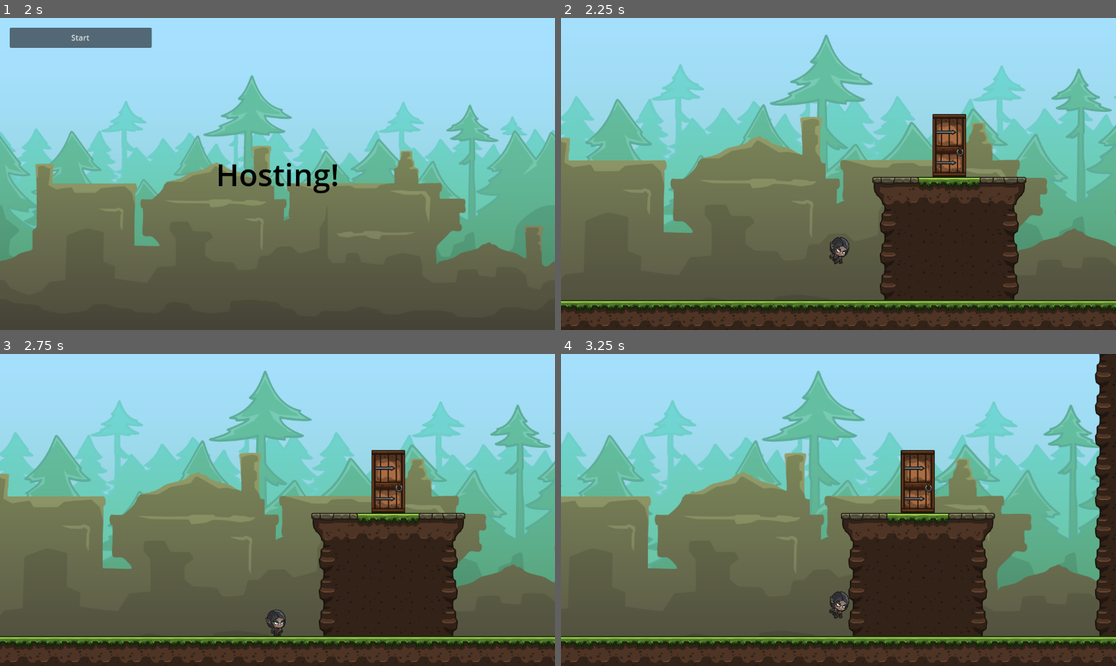
Above: before the commit, frames 1-4 (two rows, left to right).
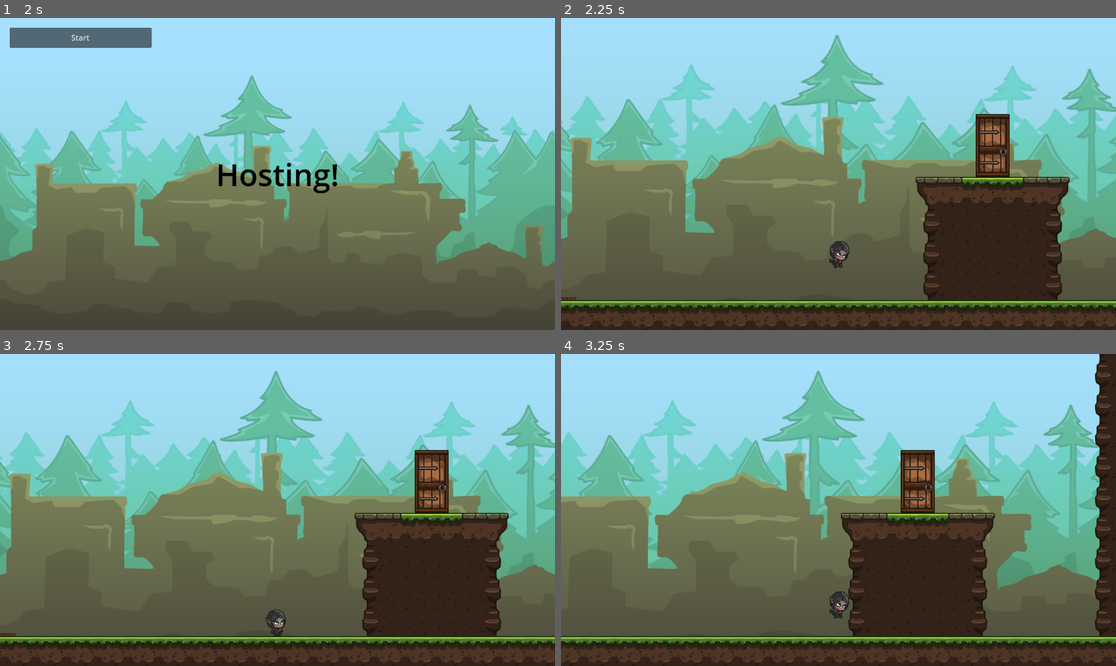
Above: after the commit, the same moments.

Repository: ArminKuburas/godot-multiplayer
Game: Godot game, scene res://levels/menu/menu.tscn
Two runs of this game, one before a commit and one after it. Both use one fixed random seed, a clock stepped at 60 frames per second and the inputs below.
Inputs:
- Up to frame 1 (2 s): tap Enter at 0.5 s; hold D (move_right) 0.53-1.25 s; tap E (interact) at 0.6 s; tap Up (jump) at 0.77 s; click "Host" at 1.25 s
- Up to frame 2 (2.25 s): click "Start" at 2 s
- Up to frame 3 (2.75 s): no input
- Up to frame 4 (3.25 s): hold D (move_right) from 2.78 s (still down); tap E (interact) at 2.85 s; tap Up (jump) at 3.02 s

Frame 1 is identical in both runs. In frame 2, 25% of the frame differs, in the area x 0-100%, y 5-99%; in frame 3, 25%; in frame 4, less than 0.1%.

Commit message:
insignicant changes

Diff:
--- a/levels/level.gd
+++ b/levels/level.gd
@@ -16,11 +16,12 @@
 		return
 
 	multiplayer.peer_disconnected.connect(delete_player)
+	add_player(1)
 
 	for id in multiplayer.get_peers():
 		add_player(id)
 
-	add_player(1)
+
 
 	key_door.all_players_finished.connect(_on_all_players_finished)
 
--- a/levels/level_01/level_01.tscn
+++ b/levels/level_01/level_01.tscn
@@ -121,11 +121,11 @@
 spawn_path = NodePath("../PlayersContainer")
 spawn_limit = 2
 
+[node name="SpawnPoint_1" type="Node2D" parent="----- Players -----"]
+position = Vector2(317, 236)
+
 [node name="SpawnPoint_0" type="Node2D" parent="----- Players -----"]
-position = Vector2(796, 203)
-
-[node name="SpawnPoint_1" type="Node2D" parent="----- Players -----"]
-position = Vector2(450, 188)
+position = Vector2(706, 211)
 
 [connection signal="toggle" from="----- Interactables -----/BridgePlate" to="----- Interactables -----/Bridge" method="activate"]
 [connection signal="toggle" from="----- Interactables -----/BridgePlate2" to="----- Interactables -----/Bridge" method="activate"]
Not shown, added: Godot_Multiplayer.7z
